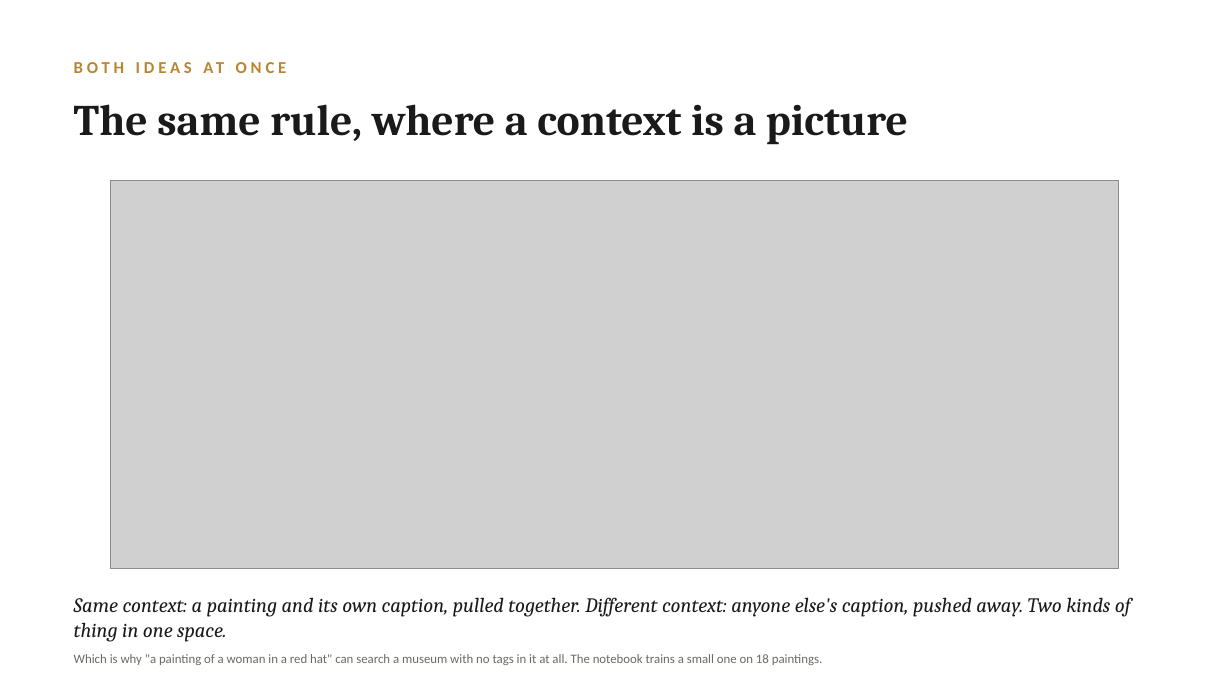
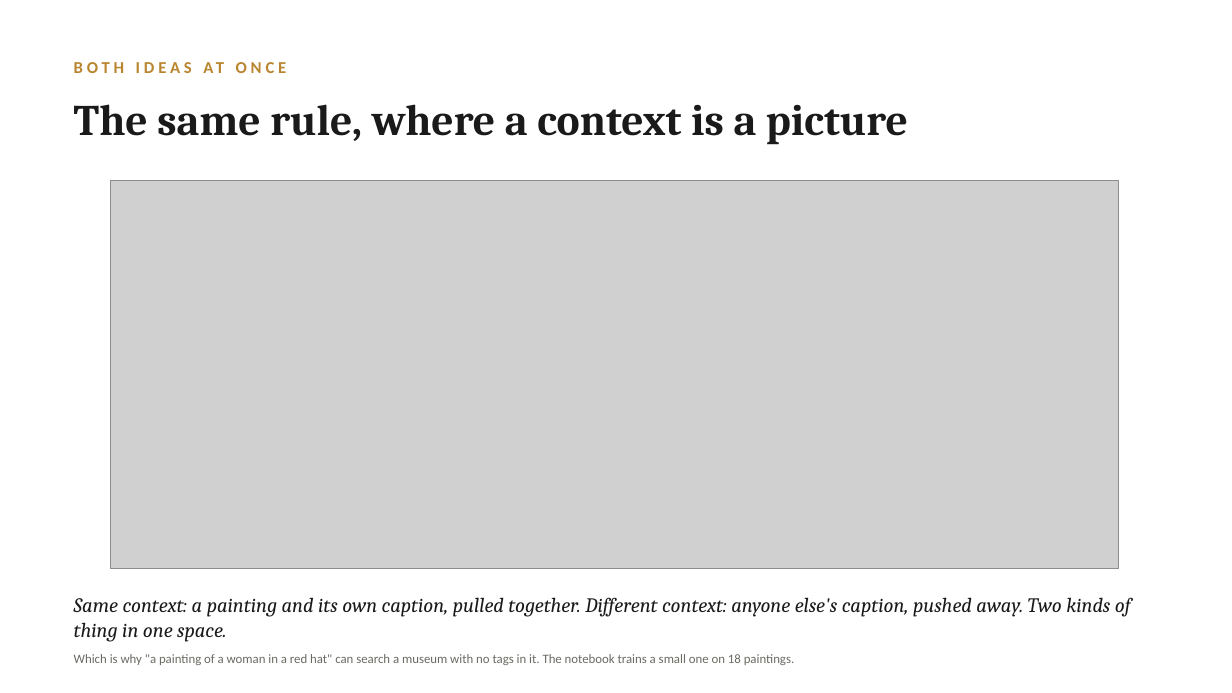
Before and after one commit to lucianli123/culture-as-data-2026, a slide deck: slide 23 of slides/week-04-lecture-draft.pptx. Drawn at 1232x693 pixels with LibreOffice and Linux fonts; fonts in the diff are those of the drawing; grey boxes stand for pictures. Boxes give left, top, right and bottom in pixels: in the first picture for what was removed or moved away, otherwise in the second. Text is boxed around its words. In the diff, an @@ line names an element or a change of style, - is before the commit and + after.

```diff
--- a/slides/week-04-lecture-draft.pptx
+++ b/slides/week-04-lecture-draft.pptx
@@ text at <box>74,654,795,665</box>: text changed @@
-Which is why "a painting of a woman in a red hat" can search a museum with no tags in it at all. The notebook trains a small one on 18 paintings.
+Which is why "a painting of a woman in a red hat" can search a museum with no tags in it. The notebook trains a small one on 18 paintings.
```
Also in this commit, not shown: 9 other slides changed, 2 other files.
